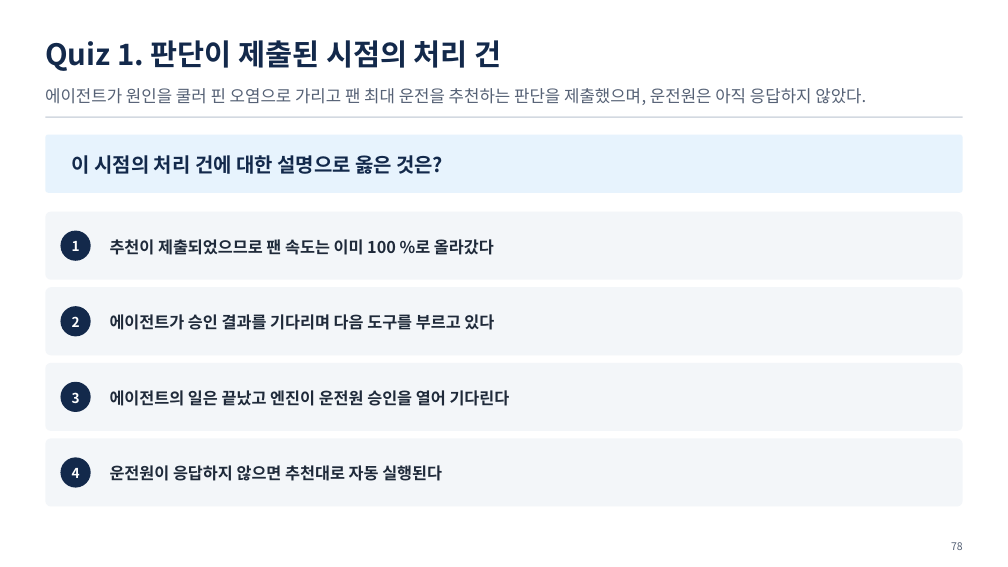
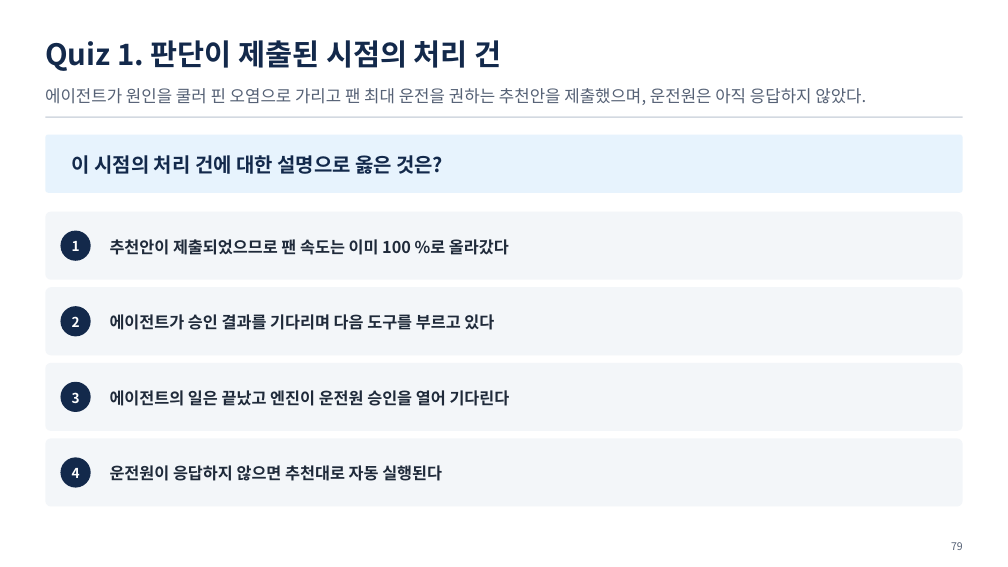
Before and after one commit to uengine-oss/hyd-iot-edu, a slide deck: slide 79 of docs/교재/실전반/08일차/실전반_08일차.pptx (slide 78 before the commit). Drawn at 1008x567 pixels with LibreOffice and Linux fonts; fonts in the diff are those of the drawing. Boxes give left, top, right and bottom in pixels: in the first picture for what was removed or moved away, otherwise in the second. Text is boxed around its words. In the diff, an @@ line names an element or a change of style, - is before the commit and + after.

```diff
--- a/docs/교재/실전반/08일차/실전반_08일차.pptx
+++ b/docs/교재/실전반/08일차/실전반_08일차.pptx
@@ text at [45,88,866,105]: text changed @@
-에이전트가 원인을 쿨러 핀 오염으로 가리고 팬 최대 운전을 추천하는 판단을 제출했으며, 운전원은 아직 응답하지 않았다.
+에이전트가 원인을 쿨러 핀 오염으로 가리고 팬 최대 운전을 권하는 추천안을 제출했으며, 운전원은 아직 응답하지 않았다.
@@ text at [110,239,509,255]: text changed @@
-추천이 제출되었으므로 팬 속도는 이미 100 %로 올라갔다
+추천안이 제출되었으므로 팬 속도는 이미 100 %로 올라갔다
```
Also in this commit, not shown: 47 other slides changed, 2 slides added, 1 slide removed, 27 other files.
